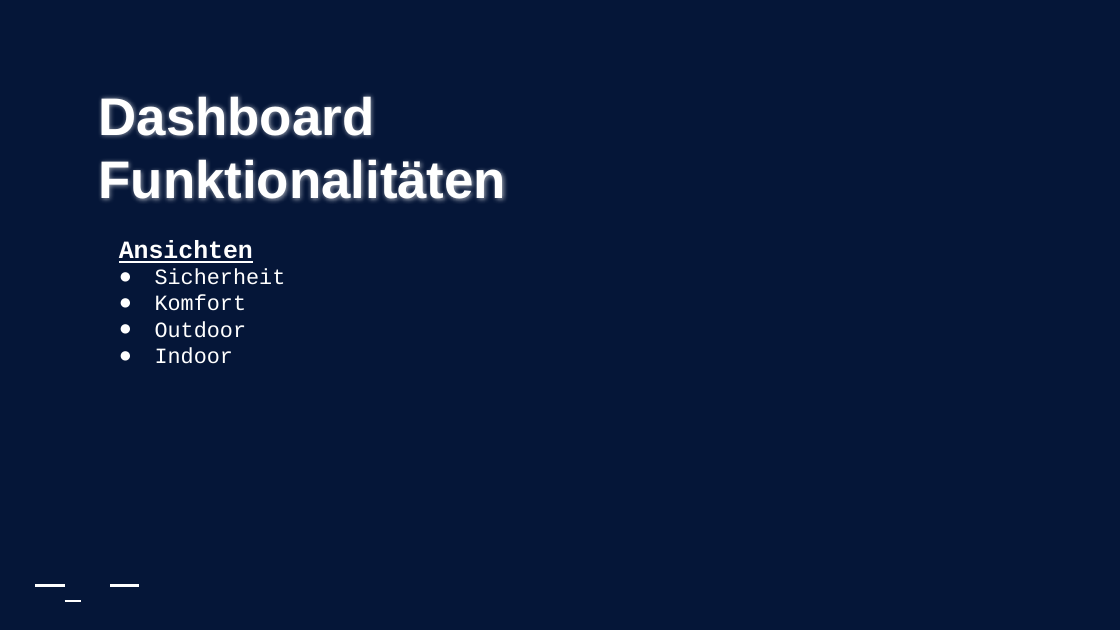
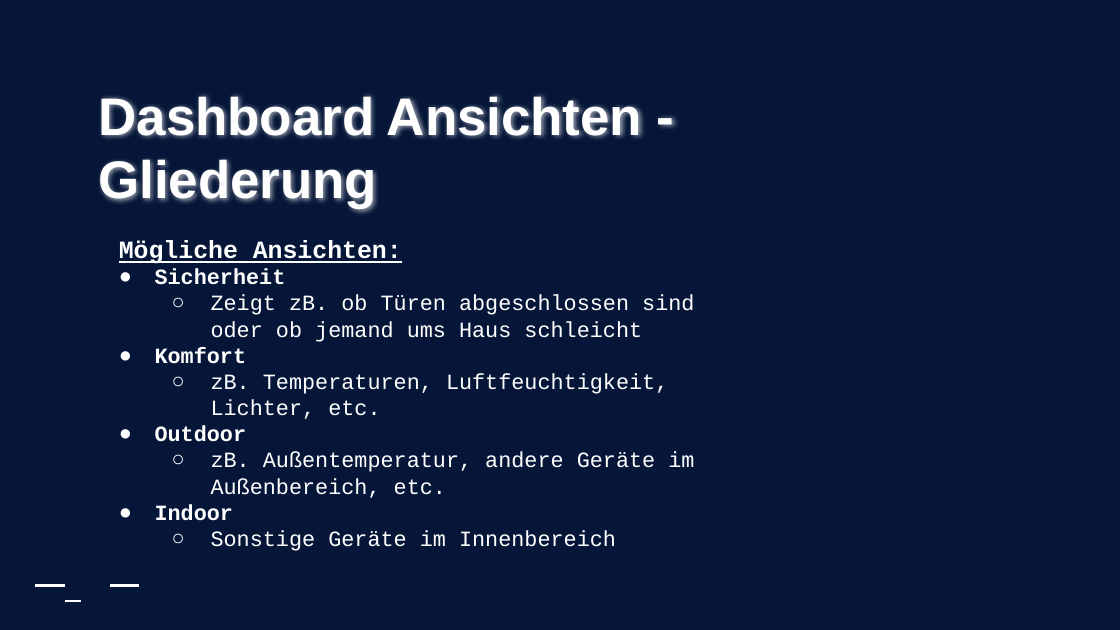
Before and after one commit to Nydery/leotopia, a slide deck: slide 18 of pptx/UmfrageErgebnissePLUSPlatformenUNDDashboard.pptx. Drawn at 1120x630 pixels with LibreOffice and Linux fonts; fonts in the diff are those of the drawing; background and template pictures are left out. Boxes give left, top, right and bottom in pixels: in the first picture for what was removed or moved away, otherwise in the second. Text is boxed around its words. In the diff, an @@ line names an element or a change of style, - is before the commit and + after.

```diff
--- a/pptx/UmfrageErgebnissePLUSPlatformenUNDDashboard.pptx
+++ b/pptx/UmfrageErgebnissePLUSPlatformenUNDDashboard.pptx
@@ title at [99,96,642,209]: text changed @@
-Dashboard Funktionalitäten
+Dashboard Ansichten - Gliederung
@@ text at [119,240,402,264]: text changed @@
-Ansichten
+Mögliche Ansichten:
@@ text at [155,269,286,521]: bold on in "Sicherheit", "Komfort", "Outdoor", "Indoor" @@
@@ text at [211,295,694,342]: paragraph added @@
+  ○ Zeigt zB. ob Türen abgeschlossen sind oder ob jemand ums Haus schleicht
@@ text at [211,373,668,419]: paragraph added @@
+  ○ zB. Temperaturen, Luftfeuchtigkeit, Lichter, etc.
@@ text at [211,452,694,498]: paragraph added @@
+  ○ zB. Außentemperatur, andere Geräte im Außenbereich, etc.
@@ text at [211,530,616,551]: paragraph added @@
+  ○ Sonstige Geräte im Innenbereich
```
Also in this commit, not shown: 1 other slide changed.
